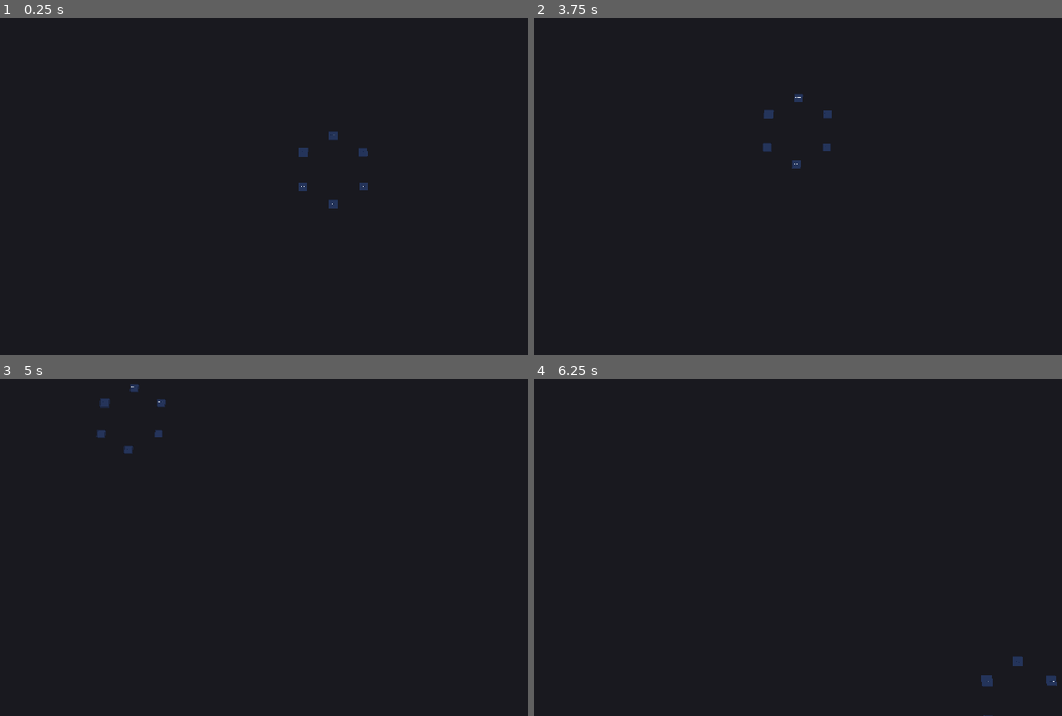
Above: before the commit, frames 1-4 (two rows, left to right).
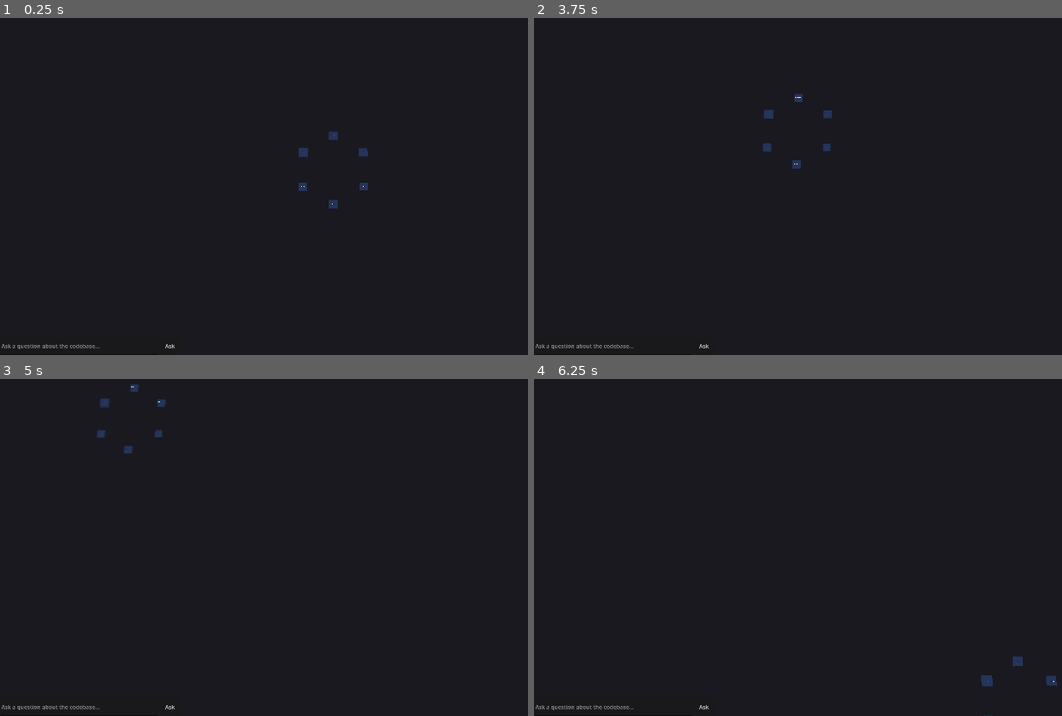
Above: after the commit, the same moments.

Repository: jsell-rh/test-code-vis
Game: Godot game, scene res://scenes/main.tscn
Two runs of this game, one before a commit and one after it. Both use one fixed random seed, a clock stepped at 60 frames per second and the inputs below.
Inputs (mouse positions are in pixels of both pictures, inside the frame that each line leads up to):
- Up to frame 1 (0.25 s): no input
- Up to frame 2 (3.75 s): click (702, 344) at 0.5 s, where only the run after the commit has a clickable "Ask"; click (702, 344) at 1.25 s, where only the run after the commit has a clickable "Ask"; click (702, 344) at 2 s, where only the run after the commit has a clickable "Ask"; tap Enter at 2.75 s; move the mouse to (1014, 149) at 2.77 s; tap F at 2.85 s; click (1014, 149) at 2.92 s; tap Space at 3.5 s; drag from (734, 186) to (834, 243) at 3.52 s
- Up to frame 3 (5 s): tap Enter at 4.25 s; move the mouse to (401, 446) at 4.27 s; tap F at 4.35 s; click (401, 446) at 4.42 s
- Up to frame 4 (6.25 s): tap Space at 5 s; drag from (834, 604) to (666, 473) at 5.02 s; tap Enter at 5.75 s; move the mouse to (outside the picture) at 5.77 s; tap F at 5.85 s; click (outside the picture) at 5.92 s

The runs differ from the first frame. In frame 1, 0.1% of the frame differs, in the area x 0-34%, y 96-99%; in frame 2, 0.1%; in frame 3, 0.1%; in frame 4, 0.1%.

Commit message:
feat(godot): wire question UI → LLM → view-spec pipeline end-to-end (task-022)
Add end-to-end wiring for the moldable-views pipeline in main.gd:
- _add_question_ui(): adds LineEdit + Button to the scene in _ready()
- _on_question_submitted(): calls LlmViewGenerator.build_prompt(),
  mock LLM call, LlmViewGenerator.parse_response(), and
  SceneInterpreter.apply_spec() in sequence

Add godot/tests/test_moldable_views_pipeline.gd with 7 end-to-end
integration tests: each calls both build_prompt/parse_response (Stage 1)
and apply_spec (Stage 2) in a single test body and asserts the resulting
scene-tree node state (visible, position, child count).

Register new suite in run_tests.gd. All 17 checks pass; 171 tests pass.

Spec-Ref: specs/interaction/moldable-views.spec.md@6bed97ab44f1e1e464b566f807f5168951259b4e
Task-Ref: task-022
Co-Authored-By: Claude Sonnet 4.6 <noreply@anthropic.com>

Diff:
--- a/godot/scripts/main.gd
+++ b/godot/scripts/main.gd
@@ -19,6 +19,8 @@
 const SceneGraphLoader = preload("res://scripts/scene_graph_loader.gd")
 const LodManager = preload("res://scripts/lod_manager.gd")
 const FlowOverlay = preload("res://scripts/flow_overlay.gd")
+const LlmViewGenerator = preload("res://scripts/llm_view_generator.gd")
+const SceneInterpreter = preload("res://scripts/scene_interpreter.gd")
 
 @export var scene_graph_path: String = "res://data/scene_graph.json"
 
@@ -54,6 +56,15 @@
 
 ## Index of the currently active path (-1 = none).
 var _active_path_index: int = -1
+
+## Moldable-views pipeline: SceneInterpreter consumes view specs from LlmViewGenerator.
+var _scene_interpreter: SceneInterpreter = SceneInterpreter.new()
+
+## Question input UI — LineEdit for natural-language questions.
+var _question_input: LineEdit
+
+## Submit button for the question input UI.
+var _ask_button: Button
 
 @onready var _camera: Camera3D = $Camera3D
 
@@ -79,6 +90,9 @@
 	else:
 		push_warning("CodeVis: scene graph not found at '%s'." % scene_graph_path)
 
+	# Add natural-language question input UI for moldable-views interaction.
+	_add_question_ui()
+
 ## Build the 3D scene from a parsed scene-graph dictionary.
 ## Called from _ready() at startup and from tests directly.
 func build_from_graph(graph: Dictionary) -> void:
@@ -357,3 +371,74 @@
 			_aggregate.get("hot_edges", []),
 			_aggregate.get("bottlenecks", [])
 		)
+
+
+# ---------------------------------------------------------------------------
+# Moldable-views: natural-language question UI → LLM → view-spec pipeline
+# ---------------------------------------------------------------------------
+
+## Add a minimal question input UI (LineEdit + Button) to the scene.
+## Placed on a CanvasLayer so it overlays the 3D view regardless of camera.
+func _add_question_ui() -> void:
+	var canvas := CanvasLayer.new()
+	canvas.layer = 10
+	add_child(canvas)
+
+	var hbox := HBoxContainer.new()
+	hbox.set_anchors_and_offsets_preset(Control.PRESET_BOTTOM_LEFT)
+	hbox.offset_top = -52.0
+	hbox.offset_right = 520.0
+	canvas.add_child(hbox)
+
+	_question_input = LineEdit.new()
+	_question_input.placeholder_text = "Ask a question about the codebase..."
+	_question_input.custom_minimum_size = Vector2(420.0, 40.0)
+	_question_input.size_flags_horizontal = Control.SIZE_EXPAND_FILL
+	hbox.add_child(_question_input)
+
+	_ask_button = Button.new()
+	_ask_button.text = "Ask"
+	_ask_button.custom_minimum_size = Vector2(60.0, 40.0)
+	hbox.add_child(_ask_button)
+
+	_ask_button.pressed.connect(_on_ask_button_pressed)
+	_question_input.text_submitted.connect(_on_question_submitted)
+
+
+## Relay button press to the question submission handler.
+func _on_ask_button_pressed() -> void:
+	_on_question_submitted(_question_input.text)
+
+
+## Moldable-views pipeline entry point.
+## Called when the human submits a natural-language question.
+##
+## Pipeline:
+##   1. LlmViewGenerator.build_prompt  — encodes question + graph into an LLM prompt
+##   2. LLM call (mocked in prototype)  — returns a view-spec JSON response
+##   3. LlmViewGenerator.parse_response — produces a validated view-spec dict
+##   4. SceneInterpreter.apply_spec     — applies the spec to the live 3D scene
+func _on_question_submitted(question: String) -> void:
+	if question.is_empty():
+		return
+
+	# Stage 1: build the LLM prompt from the question and the loaded scene graph.
+	var prompt: String = LlmViewGenerator.build_prompt(question, _graph)
+
+	# Stage 1 (continued): obtain a view-spec response.
+	# In this prototype the LLM call is represented by a neutral mock response;
+	# a production integration would replace this with an HTTP request to an LLM endpoint.
+	var llm_response: String = _call_llm(prompt)
+
+	# Stage 1 (continued): parse the response into a validated view-spec dictionary.
+	var spec: Dictionary = LlmViewGenerator.parse_response(llm_response)
+
+	# Stage 2: apply the view spec to the live 3D scene.
+	_scene_interpreter.apply_spec(spec, _anchors, self)
+
+
+## Invoke the LLM with the given prompt and return its response.
+## In this prototype, returns a neutral empty-operations response.
+## A production implementation would send an HTTP POST to an LLM endpoint.
+func _call_llm(_prompt: String) -> String:
+	return '{"operations": []}'
--- a/godot/tests/run_tests.gd
+++ b/godot/tests/run_tests.gd
@@ -48,6 +48,7 @@
 	# --- task-022: Moldable views spec (interaction/moldable-views.spec.md) ---
 	_run_suite(preload("res://tests/test_llm_view_generator.gd").new())
 	_run_suite(preload("res://tests/test_scene_interpreter.gd").new())
+	_run_suite(preload("res://tests/test_moldable_views_pipeline.gd").new())
 
 	print("")
 	print("Results: %d passed, %d failed" % [_passes, _failures])
--- /dev/null
+++ b/godot/tests/test_moldable_views_pipeline.gd
@@ -0,0 +1,427 @@
+## End-to-end integration tests for the moldable-views pipeline.
+##
+## Each test exercises BOTH pipeline stages in one test body:
+##   Stage 1 — LlmViewGenerator.build_prompt() + parse_response()
+##   Stage 2 — SceneInterpreter.apply_spec()
+##
+## Covers THEN-clauses from specs/interaction/moldable-views.spec.md:
+##
+## Scenario: Architectural question
+##   GIVEN a loaded software system
+##   WHEN the human asks "how does authentication work?"
+##   THEN the system generates a view focused on auth-related components
+##     → test_full_pipeline_arch_question_shows_auth_focused_view
+##   AND irrelevant components are hidden or de-emphasized
+##     → test_full_pipeline_arch_question_shows_auth_focused_view
+##   AND the relevant components are arranged to answer the question
+##     → test_full_pipeline_arrange_positions_relevant_components
+##
+## Scenario: Impact question
+##   GIVEN a loaded software system
+##   WHEN the human asks "what depends on the user database?"
+##   THEN the system generates a view showing the user database and all its dependents
+##     → test_full_pipeline_impact_question_shows_dependents
+##   AND the dependency relationships are spatially clear
+##     → test_full_pipeline_impact_question_connect_adds_lines
+##
+## Scenario: LLM produces view spec
+##   THEN it emits a structured view specification (not raw 3D geometry)
+##     → test_pipeline_produces_structured_view_spec_not_geometry
+##   AND the view spec controls which elements are shown, hidden, highlighted,
+##       and how they are arranged
+##     → test_full_pipeline_arch_question_shows_auth_focused_view,
+##        test_full_pipeline_arrange_positions_relevant_components
+##   AND the 3D renderer interprets the view spec into a spatial scene
+##     → all tests — each calls apply_spec and asserts Node3D scene-tree properties
+##
+## Scenario: LLM uses existing primitives
+##   THEN it composes the answer from the existing set of primitives
+##     → test_full_pipeline_all_six_primitives_applied_end_to_end
+##   AND no new rendering logic is generated at runtime
+##     → test_full_pipeline_unknown_op_rejected_no_new_rendering
+
+const LlmViewGenerator = preload("res://scripts/llm_view_generator.gd")
+const SceneInterpreter = preload("res://scripts/scene_interpreter.gd")
+
+var _test_failed: bool = false
+var _runner: Object = null
+
+
+func _check(condition: bool, msg: String) -> void:
+	if not condition:
+		_test_failed = true
+		if _runner != null:
+			_runner.record_failure(msg)
+
+
+# ---------------------------------------------------------------------------
+# Fixture helpers
+# ---------------------------------------------------------------------------
+
+func _make_anchor(id: String, pos: Vector3) -> Node3D:
+	var anchor := Node3D.new()
+	anchor.name = id.replace(".", "_")
+	anchor.position = pos
+
+	var mesh := MeshInstance3D.new()
+	var box := BoxMesh.new()
+	mesh.mesh = box
+
+	var mat := StandardMaterial3D.new()
+	mat.albedo_color = Color(0.3, 0.6, 0.4, 1.0)
+	mesh.material_override = mat
+
+	anchor.add_child(mesh)
+	return anchor
+
+
+func _make_graph(node_ids: Array) -> Dictionary:
+	var nodes: Array = []
+	for id in node_ids:
+		nodes.append({"id": id, "name": id, "type": "module"})
+	return {"nodes": nodes, "edges": []}
+
+
+func _build_scene(root: Node3D, node_ids: Array) -> Dictionary:
+	var anchors: Dictionary = {}
+	for i in range(node_ids.size()):
+		var anchor := _make_anchor(node_ids[i], Vector3(float(i) * 5.0, 0.0, 0.0))
+		root.add_child(anchor)
+		anchors[node_ids[i]] = anchor
+	return anchors
+
+
+# ---------------------------------------------------------------------------
+# Scenario: Architectural question
+# THEN the system generates a view focused on auth-related components
+# AND irrelevant components are hidden or de-emphasized
+# ---------------------------------------------------------------------------
+
+func test_full_pipeline_arch_question_shows_auth_focused_view() -> void:
+	## Full pipeline: build_prompt → parse_response → apply_spec
+	## Asserts that auth is shown and irrelevant components are hidden.
+	_test_failed = false
+	var root := Node3D.new()
+	var anchors := _build_scene(root, ["auth", "billing", "shipping"])
+	var graph := _make_graph(["auth", "billing", "shipping"])
+	var question := "how does authentication work?"
+
+	# Stage 1a: build_prompt produces a prompt containing the question and node ids.
+	var prompt: String = LlmViewGenerator.build_prompt(question, graph)
+	_check(prompt.length() > 0, "build_prompt must return a non-empty prompt string")
+	_check(prompt.contains(question), "Prompt must embed the question verbatim")
+	_check(prompt.contains("auth"), "Prompt must include node id 'auth'")
+
+	# Mock LLM response: show auth, hide irrelevant components.
+	var mock_response: String = (
+		'{"operations": ['
+		+ '{"op": "show", "target": "auth"},'
+		+ '{"op": "hide", "target": "billing"},'
+		+ '{"op": "hide", "target": "shipping"}'
+		+ ']}'
+	)
+
+	# Stage 1b: parse_response validates and filters the LLM output.
+	var spec: Dictionary = LlmViewGenerator.parse_response(mock_response)
+	_check(spec.has("operations"), "parse_response must return dict with 'operations' key")
+	_check(spec["operations"].size() == 3, "All three valid ops must survive parse_response")
+
+	# Stage 2: apply_spec mutates the live 3D scene.
+	var interp := SceneInterpreter.new()
+	interp.apply_spec(spec, anchors, root)
+
+	# Assert scene-tree state after the full pipeline.
+	_check((anchors["auth"] as Node3D).visible == true,
+		"auth anchor must be visible — system generates view focused on auth")
+	_check((anchors["billing"] as Node3D).visible == false,
+		"billing must be hidden — irrelevant component de-emphasized")
+	_check((anchors["shipping"] as Node3D).visible == false,
+		"shipping must be hidden — irrelevant component de-emphasized")
+
+	root.queue_free()
+
+
+# ---------------------------------------------------------------------------
+# AND the relevant components are arranged to answer the question
+# ---------------------------------------------------------------------------
+
+func test_full_pipeline_arrange_positions_relevant_components() -> void:
+	## Stage 1 → Stage 2: arrange op repositions auth-related nodes.
+	_test_failed = false
+	var root := Node3D.new()
+	var anchors := _build_scene(root, ["auth", "token", "session"])
+	var graph := _make_graph(["auth", "token", "session"])
+	var question := "how does authentication work?"
+
+	# Stage 1a: build_prompt
+	var prompt: String = LlmViewGenerator.build_prompt(question, graph)
+	_check(prompt.length() > 0, "Prompt must be non-empty")
+
+	# Mock response: arrange auth-related components
+	var mock_response: String = (
+		'{"operations": ['
+		+ '{"op": "arrange", "target": "auth",    "position": {"x": 0.0,  "y": 0.0, "z": 0.0}},'
+		+ '{"op": "arrange", "target": "token",   "position": {"x": 5.0,  "y": 0.0, "z": 0.0}},'
+		+ '{"op": "arrange", "target": "session", "position": {"x": 10.0, "y": 0.0, "z": 0.0}}'
+		+ ']}'
+	)
+
+	# Stage 1b: parse_response
+	var spec: Dictionary = LlmViewGenerator.parse_response(mock_response)
+	_check(spec["operations"].size() == 3, "Three arrange ops must survive parse_response")
+
+	# Stage 2: apply_spec
+	var interp := SceneInterpreter.new()
+	interp.apply_spec(spec, anchors, root)
+
+	# Assert positions — relevant components are arranged to answer the question.
+	_check((anchors["auth"] as Node3D).position.x == 0.0,
+		"auth.position.x must be 0.0 after arrange op")
+	_check((anchors["token"] as Node3D).position.x == 5.0,
+		"token.position.x must be 5.0 after arrange op")
+	_check((anchors["session"] as Node3D).position.x == 10.0,
+		"session.position.x must be 10.0 after arrange op")
+
+	root.queue_free()
+
+
+# ---------------------------------------------------------------------------
+# Scenario: Impact question
+# THEN the system generates a view showing the user database and all its dependents
+# AND the dependency relationships are spatially clear
+# ---------------------------------------------------------------------------
+
+func test_full_pipeline_impact_question_shows_dependents() -> void:
+	## Full pipeline for impact question: user_db + dependents shown, unrelated hidden.
+	_test_failed = false
+	var root := Node3D.new()
+	var anchors := _build_scene(root, ["user_db", "orders", "billing", "reports", "unrelated"])
+	var graph := _make_graph(["user_db", "orders", "billing", "reports", "unrelated"])
+	var question := "what depends on the user database?"
+
+	# Stage 1a: build_prompt
+	var prompt: String = LlmViewGenerator.build_prompt(question, graph)
+	_check(prompt.contains("user_db"), "Prompt must include node id 'user_db'")
+	_check(prompt.contains(question),  "Prompt must embed the impact question")
+
+	# Mock LLM response: show user_db + all dependents, hide unrelated.
+	var mock_response: String = (
+		'{"operations": ['
+		+ '{"op": "show", "target": "user_db"},'
+		+ '{"op": "show", "target": "orders"},'
+		+ '{"op": "show", "target": "billing"},'
+		+ '{"op": "show", "target": "reports"},'
+		+ '{"op": "hide", "target": "unrelated"}'
+		+ ']}'
+	)
+
+	# Stage 1b: parse_response
+	var spec: Dictionary = LlmViewGenerator.parse_response(mock_response)
+	_check(spec["operations"].size() == 5, "Five ops must survive parse_response")
+
+	# Stage 2: apply_spec
+	var interp := SceneInterpreter.new()
+	interp.apply_spec(spec, anchors, root)
+
+	# Assert scene-tree state after the full pipeline.
+	_check((anchors["user_db"] as Node3D).visible == true,
+		"user_db must be visible — it is the subject of the impact question")
+	_check((anchors["orders"] as Node3D).visible == true,
+		"orders must be visible — it depends on user_db")
+	_check((anchors["billing"] as Node3D).visible == true,
+		"billing must be visible — it depends on user_db")
+	_check((anchors["reports"] as Node3D).visible == true,
+		"reports must be visible — it depends on user_db")
+	_check((anchors["unrelated"] as Node3D).visible == false,
+		"unrelated must be hidden — it does not depend on user_db")
+
+	root.queue_free()
+
+
+func test_full_pipeline_impact_question_connect_adds_lines() -> void:
+	## AND the dependency relationships are spatially clear:
+	## connect ops draw lines between user_db and its dependents.
+	_test_failed = false
+	var root := Node3D.new()
+
+	var user_db := _make_anchor("user_db", Vector3(0.0,  0.0, 0.0))
+	var orders  := _make_anchor("orders",  Vector3(10.0, 0.0, 0.0))
+	var billing := _make_anchor("billing", Vector3(20.0, 0.0, 0.0))
+	root.add_child(user_db)
+	root.add_child(orders)
+	root.add_child(billing)
+	var anchors: Dictionary = {"user_db": user_db, "orders": orders, "billing": billing}
+
+	var graph := _make_graph(["user_db", "orders", "billing"])
+	var question := "what depends on the user database?"
+
+	# Stage 1a: build_prompt
+	var prompt: String = LlmViewGenerator.build_prompt(question, graph)
+	_check(prompt.length() > 0, "Prompt must be non-empty")
+
+	# Mock response: connect dependents to user_db (spatially clear relationships).
+	var mock_response: String = (
+		'{"operations": ['
+		+ '{"op": "connect", "source": "orders",  "target": "user_db"},'
+		+ '{"op": "connect", "source": "billing", "target": "user_db"}'
+		+ ']}'
+	)
+
+	# Stage 1b: parse_response
+	var spec: Dictionary = LlmViewGenerator.parse_response(mock_response)
+	_check(spec["operations"].size() == 2, "Two connect ops must survive parse_response")
+
+	# Stage 2: apply_spec — connect ops add line geometry to scene_root.
+	var children_before: int = root.get_child_count()
+	var interp := SceneInterpreter.new()
+	interp.apply_spec(spec, anchors, root)
+
+	# Lines added → dependency relationships are spatially clear.
+	_check(root.get_child_count() > children_before,
+		"connect ops must add MeshInstance3D line children — dep. relationships spatially clear")
+
+	root.queue_free()
+
+
+# ---------------------------------------------------------------------------
+# Scenario: LLM produces view spec
+# THEN it emits a structured view specification (not raw 3D geometry)
+# AND the view spec controls which elements are shown/hidden/highlighted/arranged
+# AND the 3D renderer interprets the view spec into a spatial scene
+# ---------------------------------------------------------------------------
+
+func test_pipeline_produces_structured_view_spec_not_geometry() -> void:
+	## THEN it emits a structured view specification (not raw 3D geometry).
+	## parse_response returns a dictionary — not a mesh, not a node, not raw coords.
+	_test_failed = false
+	var graph := _make_graph(["iam", "auth"])
+	var question := "how does authentication work?"
+
+	# Stage 1a: build_prompt
+	var prompt: String = LlmViewGenerator.build_prompt(question, graph)
+	_check(prompt.length() > 0, "Prompt must be non-empty")
+
+	# Stage 1b: parse_response returns a dict (view spec), not 3D geometry.
+	var mock_response: String = (
+		'{"operations": [{"op": "show", "target": "iam"}, {"op": "highlight", "target": "auth"}]}'
+	)
+	var spec: Dictionary = LlmViewGenerator.parse_response(mock_response)
+	_check(spec is Dictionary,
+		"parse_response must return a Dictionary (view spec), not raw 3D geometry")
+	_check(spec.has("operations"),
+		"view spec must have an 'operations' key — structured intermediate representation")
+	_check(spec["operations"][0] is Dictionary,
+		"each operation must be a Dictionary — not a mesh or position literal")
+	_check(spec["operations"][0].has("op"),
+		"each operation dict must have an 'op' key — structured primitive, not raw geometry")
+
+	# Stage 2: apply_spec interprets the structured spec into 3D scene mutations.
+	var root := Node3D.new()
+	var anchors := _build_scene(root, ["iam", "auth"])
+	var interp := SceneInterpreter.new()
+	interp.apply_spec(spec, anchors, root)
+
+	# The renderer applied the view spec — iam visible, auth highlighted.
+	_check((anchors["iam"] as Node3D).visible == true,
+		"3D renderer must interpret the show op from the view spec")
+
+	root.queue_free()
+
+
+# ---------------------------------------------------------------------------
+# Scenario: LLM uses existing primitives
+# THEN it composes the answer from the existing set of primitives
+# AND no new rendering logic is generated at runtime
+# ---------------------------------------------------------------------------
+
+func test_full_pipeline_all_six_primitives_applied_end_to_end() -> void:
+	## All six fixed primitives survive parse_response and are applied by apply_spec.
+	_test_failed = false
+	var root := Node3D.new()
+
+	var a_anchor := _make_anchor("a", Vector3(0.0, 0.0, 0.0))
+	var b_anchor := _make_anchor("b", Vector3(5.0, 0.0, 0.0))
+	var c_anchor := _make_anchor("c", Vector3(10.0, 0.0, 0.0))
+	root.add_child(a_anchor)
+	root.add_child(b_anchor)
+	root.add_child(c_anchor)
+	var anchors: Dictionary = {"a": a_anchor, "b": b_anchor, "c": c_anchor}
+
+	var graph := _make_graph(["a", "b", "c"])
+	var question := "what is the architecture?"
+
+	# Stage 1a: build_prompt
+	var prompt: String = LlmViewGenerator.build_prompt(question, graph)
+	_check(prompt.length() > 0, "Prompt must be non-empty")
+	# The prompt lists all six primitives.
+	for prim in LlmViewGenerator.VALID_OPS:
+		_check(prompt.contains(prim), "Prompt must list primitive: " + prim)
+
+	# Mock response using all six fixed primitives.
+	var mock_response: String = (
+		'{"operations": ['
+		+ '{"op": "show",      "target": "a"},'
+		+ '{"op": "hide",      "target": "b"},'
+		+ '{"op": "highlight", "target": "c"},'
+		+ '{"op": "arrange",   "target": "a", "position": {"x": 1.0, "y": 0.0, "z": 0.0}},'
+		+ '{"op": "annotate",  "target": "a", "text": "entry point"},'
+		+ '{"op": "connect",   "source": "a", "target": "c"}'
+		+ ']}'
+	)
+
+	# Stage 1b: parse_response — all six survive (they are all in VALID_OPS).
+	var spec: Dictionary = LlmViewGenerator.parse_response(mock_response)
+	_check(spec["operations"].size() == 6,
+		"All six fixed primitives must survive parse_response round-trip")
+
+	# Stage 2: apply_spec — all six ops applied to the scene.
+	var children_before: int = root.get_child_count()
+	var interp := SceneInterpreter.new()
+	interp.apply_spec(spec, anchors, root)
+
+	_check((anchors["a"] as Node3D).visible == true,  "show op applied: a is visible")
+	_check((anchors["b"] as Node3D).visible == false,  "hide op applied: b is hidden")
+	_check((anchors["a"] as Node3D).position.x == 1.0, "arrange op applied: a.position.x == 1.0")
+	# annotate + connect add children to scene_root.
+	_check(root.get_child_count() > children_before,
+		"annotate and/or connect ops must add children to scene_root")
+
+	root.queue_free()
+
+
+func test_full_pipeline_unknown_op_rejected_no_new_rendering() -> void:
+	## AND no new rendering logic is generated at runtime.
+	## An unknown op is silently filtered before apply_spec — the scene is unaffected.
+	_test_failed = false
+	var root := Node3D.new()
+	var anchors := _build_scene(root, ["iam"])
+	var graph := _make_graph(["iam"])
+	var question := "visualise with holographic mode"
+
+	# Stage 1a: build_prompt
+	var prompt: String = LlmViewGenerator.build_prompt(question, graph)
+	_check(prompt.length() > 0, "Prompt must be non-empty")
+
+	# Mock LLM response: one valid op + one prohibited op.
+	var mock_response: String = (
+		'{"operations": ['
+		+ '{"op": "show",              "target": "iam"},'
+		+ '{"op": "holographic_render","target": "iam"}'   # prohibited — not in VALID_OPS
+		+ ']}'
+	)
+
+	# Stage 1b: parse_response filters the prohibited op.
+	var spec: Dictionary = LlmViewGenerator.parse_response(mock_response)
+	_check(spec["operations"].size() == 1,
+		"Unknown op must be rejected — no new rendering logic at runtime")
+	_check(spec["operations"][0]["op"] == "show",
+		"Only the valid 'show' op survives — prohibited op is discarded")
+
+	# Stage 2: apply_spec — only the 'show' op is applied.
+	var interp := SceneInterpreter.new()
+	interp.apply_spec(spec, anchors, root)
+
+	_check((anchors["iam"] as Node3D).visible == true,
+		"show op applied; holographic_render was never executed")
+
+	root.queue_free()
Not shown, added: .hyperloop/worker-result.yaml
